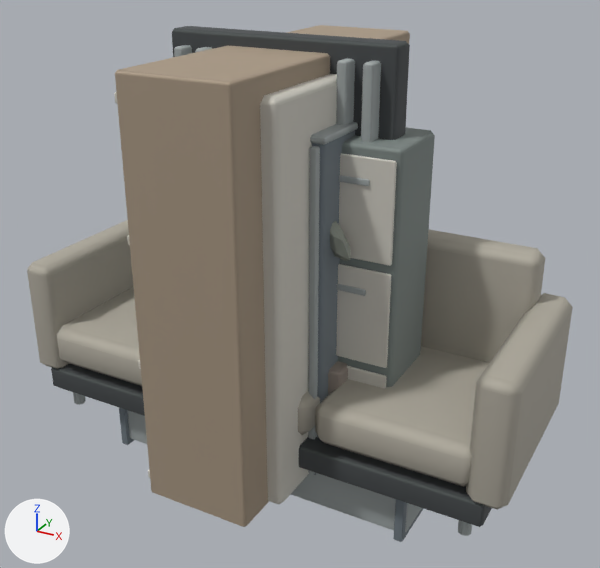
An edit to the glTF model public/assets/props/office-kit.glb, drawn before and after from the same camera.
The view is the same before and after, from a 50 mm lens placed at (6.78, -11.8, 8.86), pointed at (0.29, 0.0, 2.96). The lights are fixed; the arrows at lower left show +X, +Y and +Z. The first picture is the older version. Where no turn or scale is listed for an object, it has been applied to the vertices. Vertices at exactly the same position are counted once.

The first picture shows 'AcousticPanel_DecorMatte', 'Bookshelf_DecorMatte', 'Cooling_DecorMatte', 'Duct_DecorMatte', 'Lockers_DecorMatte', 'ParcelTrolley_DecorMatte', 'Rack_DecorMatte', 'Sofa_DecorMatte' and 1 more.
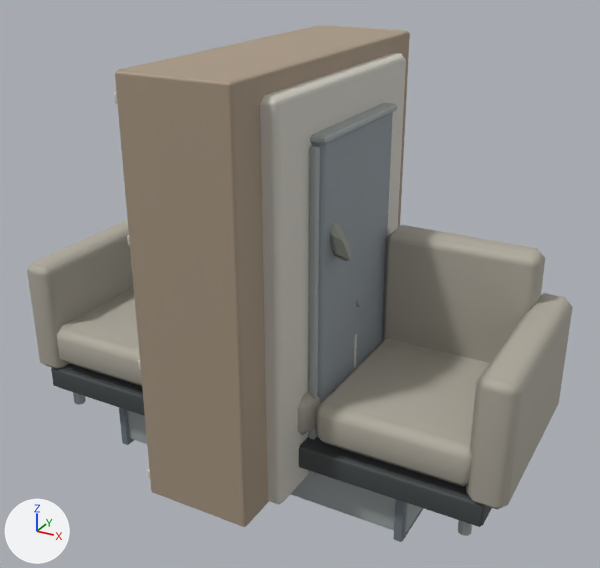
Boxes [x1, y1, x2, y2] around the edits, measured in the pictures (600 x 568 px):
'Lockers_DecorMatte', deleted
    before: [336, 128, 435, 389]
'AcousticPanel_DecorMatte', deleted
    before: [172, 26, 410, 142]
'ParcelTrolley_DecorMatte', deleted
    before: [328, 361, 348, 395]
part 1 of me_cube_018, recoloured
    before: [312, 130, 355, 402]
    after: [312, 112, 393, 402]

Edits to the bpy script that builds the scene:
```text
Change me_cube_018:
    where me_cube_018.from_pydata(...)  # 544 vertices, 912 faces; spans x -1.44..1.44, y -1.37..1.37, z -3.0..3.0
    used by ob_rack_decormatte; location = (0.0, -0.03, 3.0)
    me_cube_018 part 1: 44 faces centred in x -1.4..1.4, y -1.27..1.33, z -3.0..3.0 are repainted in the vertex colours; the middle colour goes from grey #707a81 to grey #8c959b
Remove ob_lockers_decormatte:
    ob_lockers_decormatte = bpy.data.objects.new('Lockers_DecorMatte', me_cube_140)
    ob_lockers_decormatte.location = (0.0, -0.05, 2.9)
Remove ob_parceltrolley_decormatte:
    ob_parceltrolley_decormatte = bpy.data.objects.new('ParcelTrolley_DecorMatte', me_cube_161)
    ob_parceltrolley_decormatte.location = (0.0, 0.0, 1.5)
Remove ob_acousticpanel_decormatte:
    ob_acousticpanel_decormatte = bpy.data.objects.new('AcousticPanel_DecorMatte', me_cube_169)
    ob_acousticpanel_decormatte.location = (0.0, -0.14, 3.6)
```
